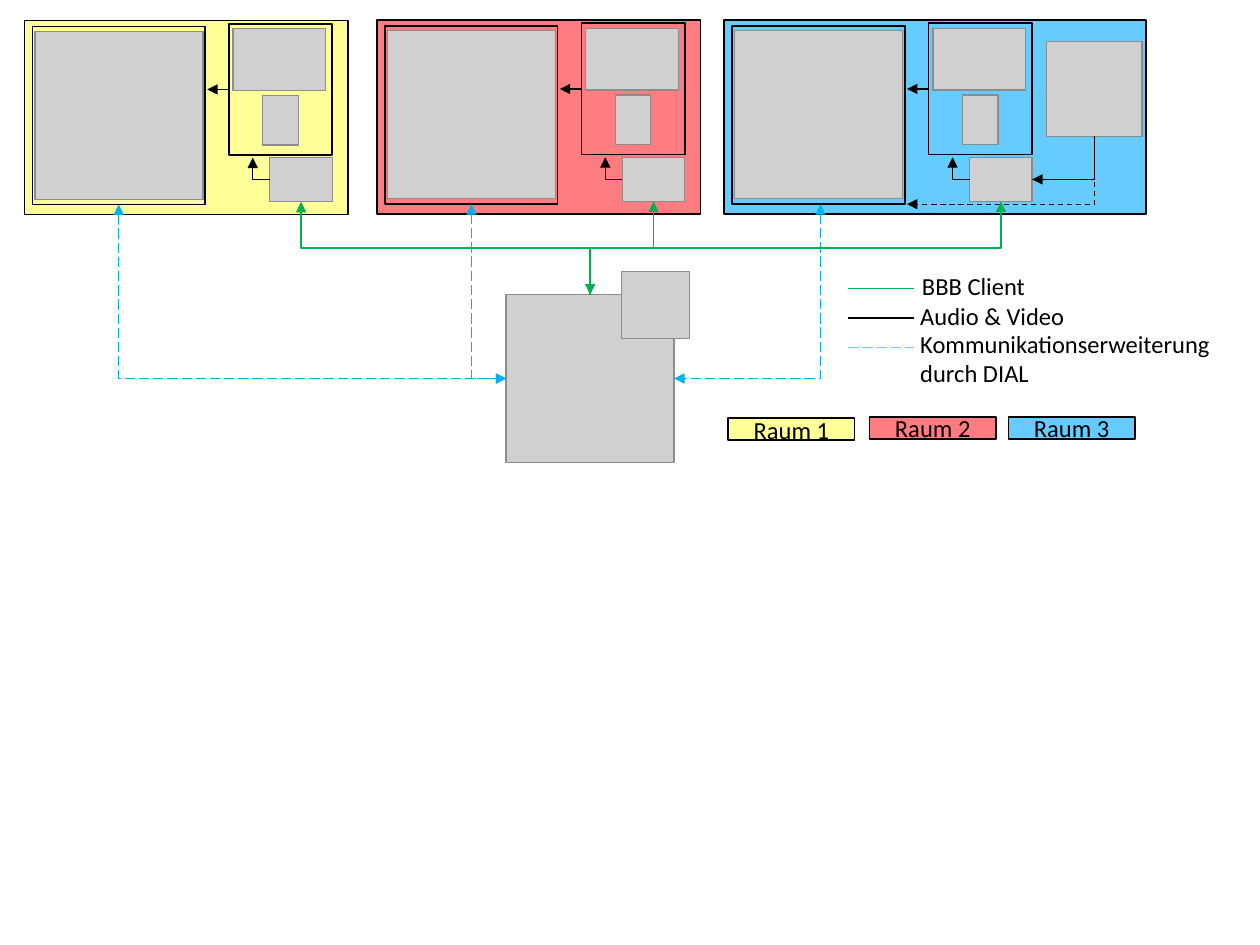
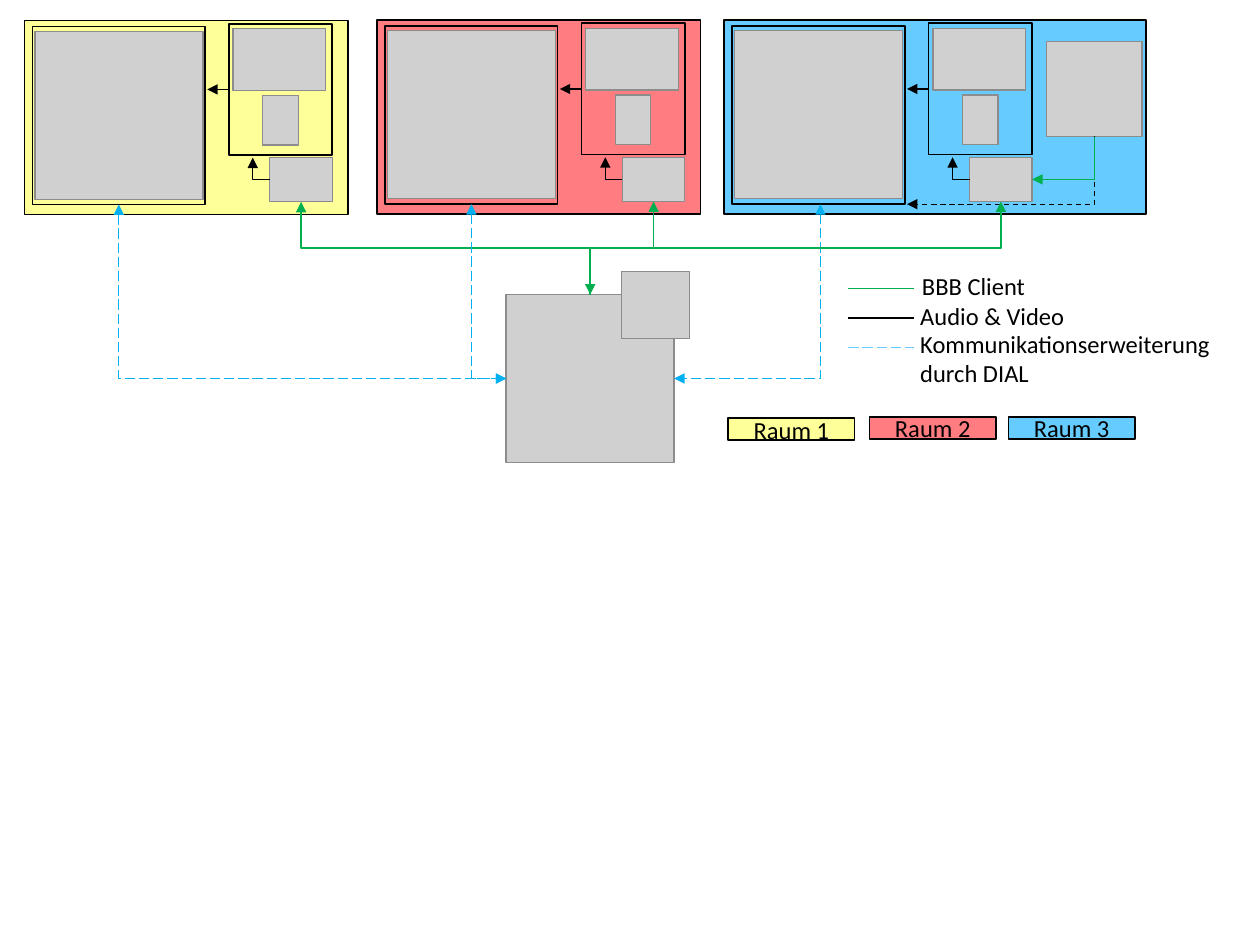
Before and after one commit to andreas-thor/papers, a slide deck: slide 6 of Grafiken/Loesungskonzepte.pptx. Drawn at 1260x945 pixels with LibreOffice and Linux fonts; fonts in the diff are those of the drawing; grey boxes stand for pictures; background and template pictures are left out. Boxes give left, top, right and bottom in pixels: in the first picture for what was removed or moved away, otherwise in the second. Text is boxed around its words. In the diff, an @@ line names an element or a change of style, - is before the commit and + after.

```diff
--- a/Grafiken/Loesungskonzepte.pptx
+++ b/Grafiken/Loesungskonzepte.pptx
@@ elbow arrow (1095, 136) - (1032, 179): stroke #000000 0.75 pt to #00B050 0.75 pt @@
```
Also in this commit, not shown: 2 other files.
